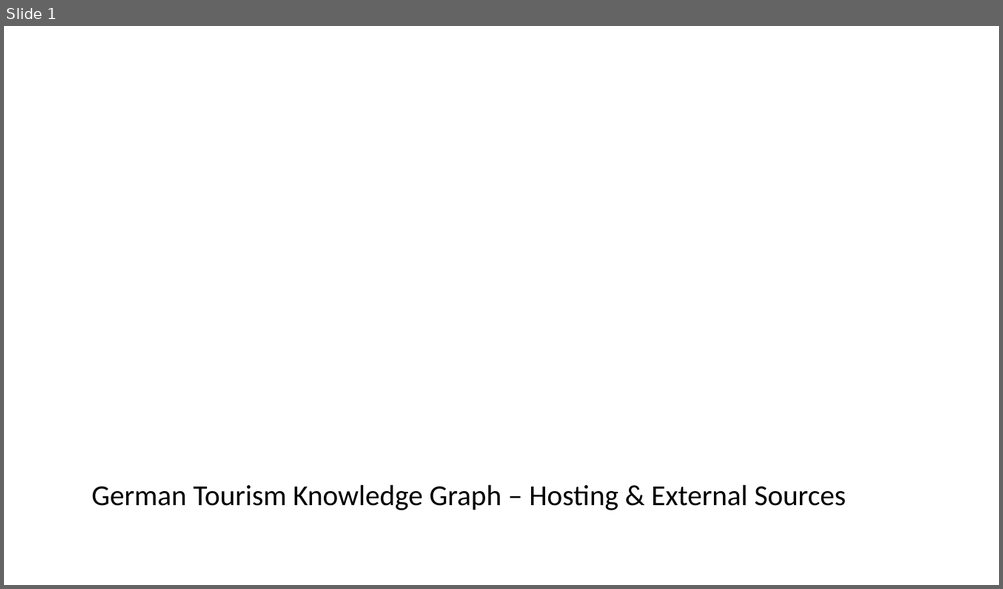
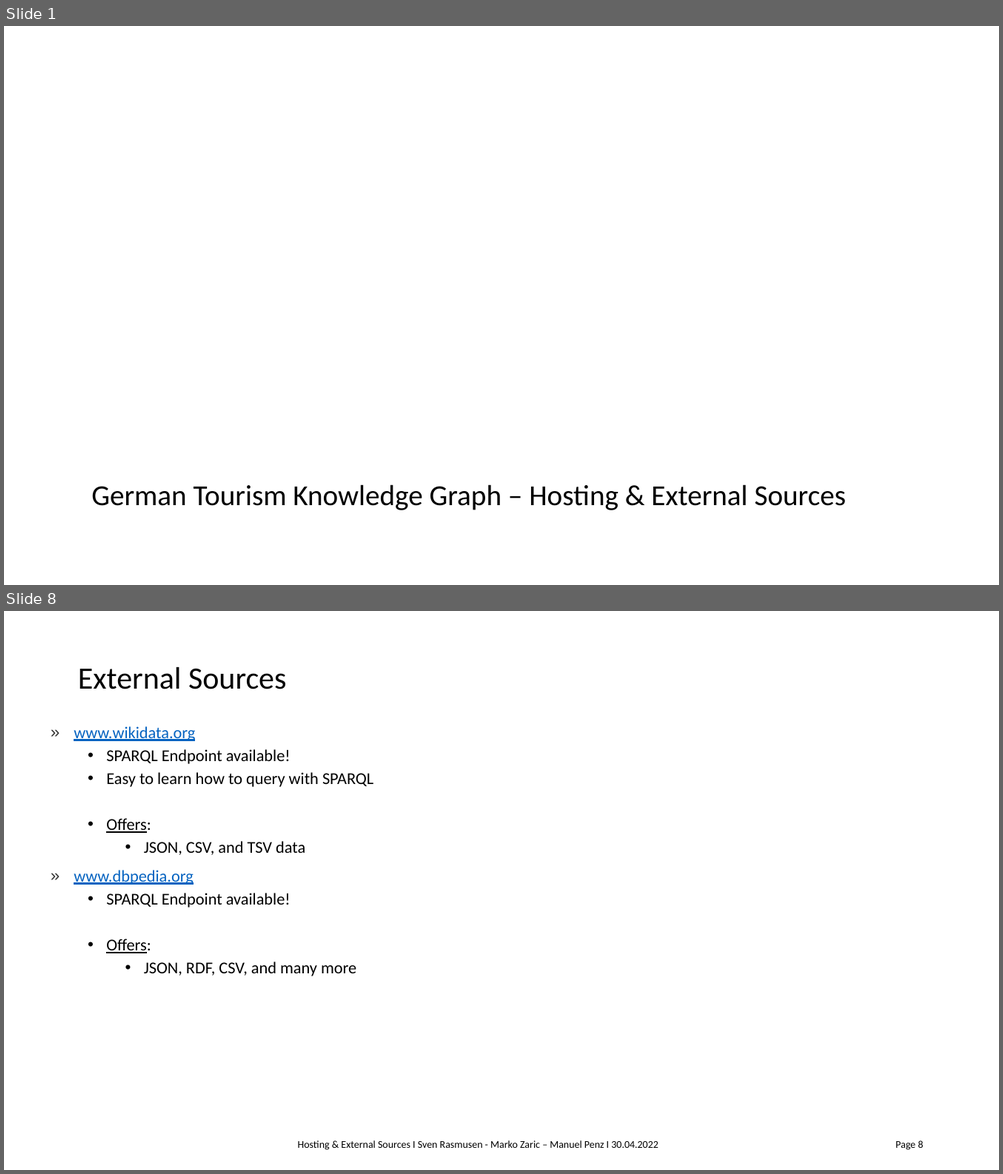
Before and after one commit to csar8594/GTKG, a slide deck: Task 1/pres_1.pptx. Shown one above the other, each under a label of ours: slide 1 before the commit, slides 1 and 8 after it; the slides between them are not shown. The pictures are 1003x589 and 1003x1174 pixels, drawn with LibreOffice and Linux fonts; fonts in the diff are those of the drawing; background and template pictures are left out. Boxes give left, top, right and bottom in pixels: in the first picture for what was removed or moved away, otherwise in the second. Text is boxed around its words. In the diff, an @@ line names an element or a change of style, - is before the commit and + after.

Commit message:
updated pptx presentation

```diff
--- a/Task 1/pres_1.pptx
+++ b/Task 1/pres_1.pptx
@@ slide 8 added at bbox=[4, 611, 999, 1170], background picture (left out) @@
@@ title added at bbox=[78, 667, 286, 689], 30 pt, text #000000 @@
+External Sources
@@ text added at bbox=[74, 726, 373, 977], 16 pt, text #000000 @@
+» www.wikidata.org
+  • SPARQL Endpoint available!
+  • Easy to learn how to query with SPARQL
+  • Offers:
+    • JSON, CSV, and TSV data
+» www.dbpedia.org
+  • SPARQL Endpoint available!
+  • Offers:
+    • JSON, RDF, CSV, and many more
@@ text added at bbox=[298, 1141, 658, 1150], 10 pt, text #000000 @@
+Hosting & External Sources I Sven Rasmusen - Marko Zaric – Manuel Penz I 30.04.2022
@@ page number added at bbox=[895, 1141, 923, 1150], 10 pt, text #000000 @@
+Page 8
```
Also in this commit, not shown: 6 slides changed.
